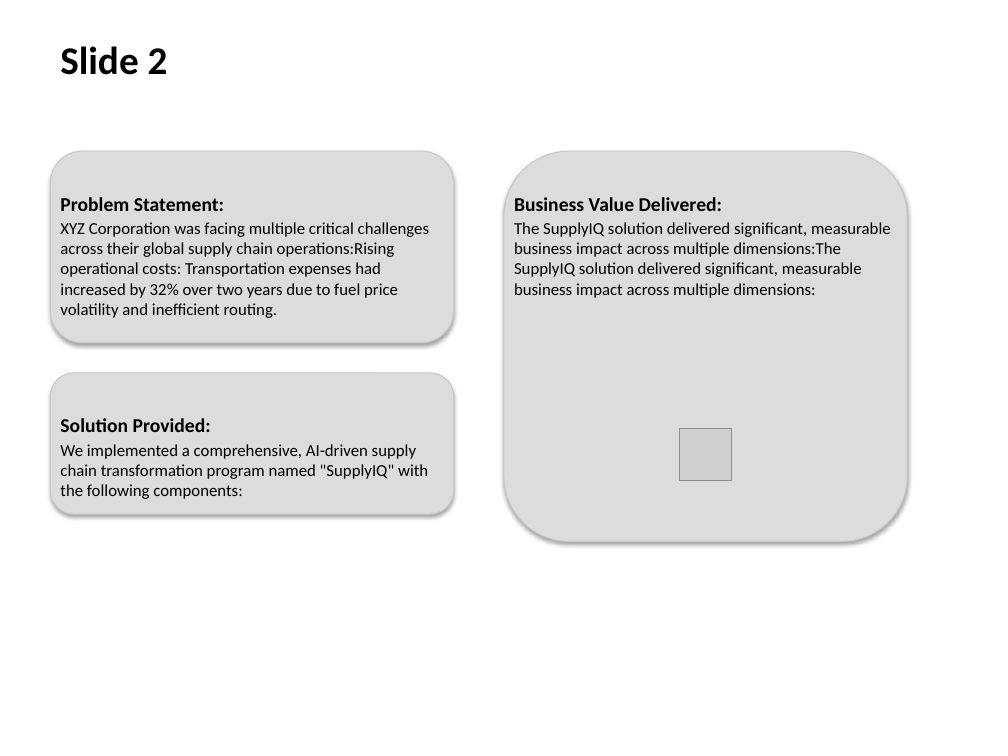
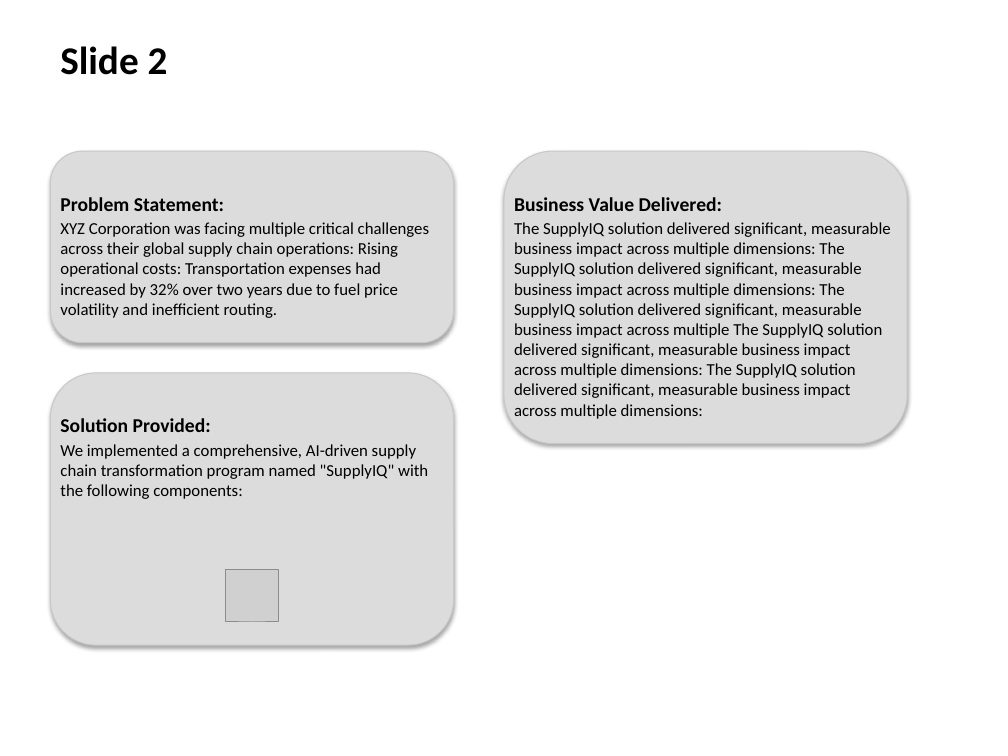
Before and after one commit to sirisurneni/htmltoppt, a slide deck: slide 2 of presentation.pptx. Drawn at 1008x756 pixels with LibreOffice and Linux fonts; fonts in the diff are those of the drawing; grey boxes stand for pictures. Boxes give left, top, right and bottom in pixels: in the first picture for what was removed or moved away, otherwise in the second. Text is boxed around its words. In the diff, an @@ line names an element or a change of style, - is before the commit and + after.

```diff
--- a/presentation.pptx
+++ b/presentation.pptx
@@ rounded rectangle: place and size @@
-rounded rectangle at box(504, 151, 907, 541)
+rounded rectangle at box(504, 151, 907, 444)
@@ text at box(60, 222, 429, 318): spaces changed @@
-XYZ Corporation was facing multiple critical challenges across their global supply chain operations:Rising operational costs: Transportation expenses had increased by 32% over two years due to fuel price volatility and inefficient routing.
+XYZ Corporation was facing multiple critical challenges across their global supply chain operations: Rising operational costs: Transportation expenses had increased by 32% over two years due to fuel price volatility and inefficient routing.
@@ text at box(514, 222, 891, 419): text changed @@
-The SupplyIQ solution delivered significant, measurable business impact across multiple dimensions:The SupplyIQ solution delivered significant, measurable business impact across multiple dimensions:
+The SupplyIQ solution delivered significant, measurable business impact across multiple dimensions: The SupplyIQ solution delivered significant, measurable business impact across multiple dimensions: The SupplyIQ solution delivered significant, measurable business impact across multiple The SupplyIQ solution delivered significant, measurable business impact across multiple dimensions: The SupplyIQ solution delivered significant, measurable business impact across multiple dimensions:
@@ rounded rectangle: place and size @@
-rounded rectangle at box(50, 373, 454, 514)
+rounded rectangle at box(50, 373, 454, 645)
@@ picture removed at box(679, 428, 732, 481) @@
@@ picture added at box(226, 570, 278, 622) @@
```
Also in this commit, not shown: 1 other slide changed, 5 other files.
